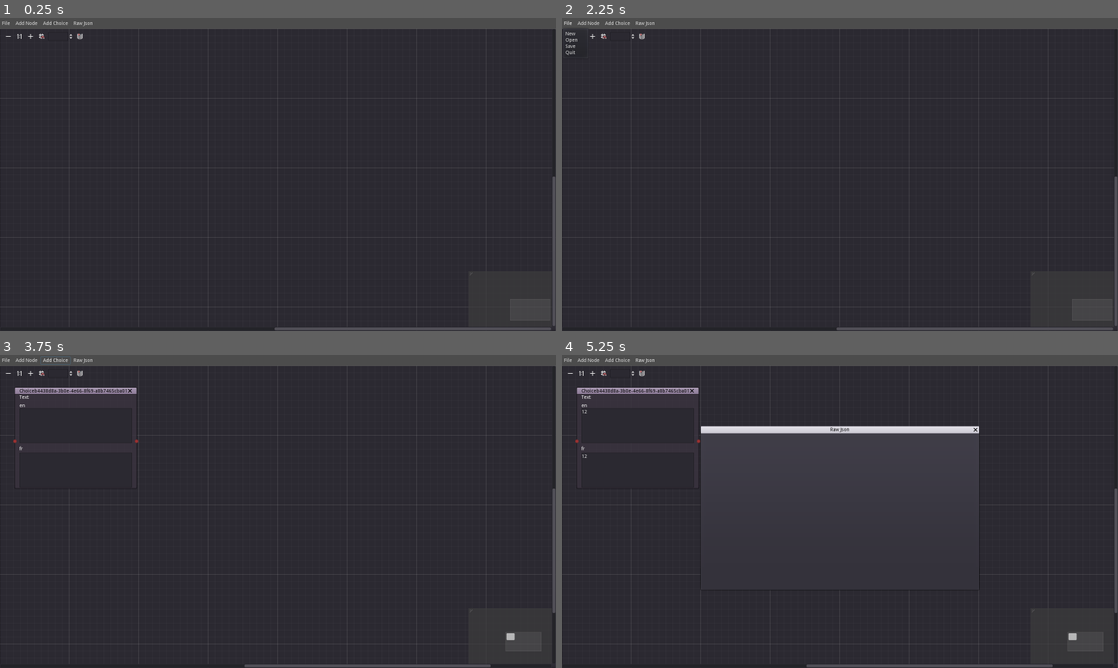
Above: before the commit, frames 1-4 (two rows, left to right).
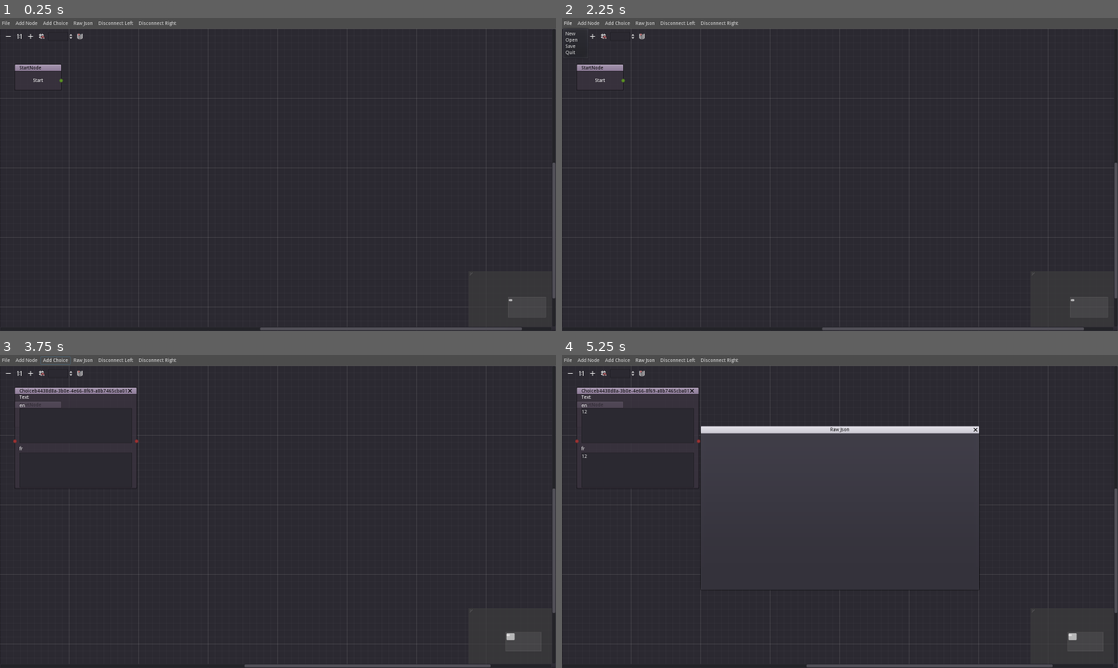
Above: after the commit, the same moments.

Repository: Levrault/LE-dialogue-editor
Game: Godot game, scene res://src/Main/DialogueEditor.tscn
Two runs of this game, one before a commit and one after it. Both use one fixed random seed, a clock stepped at 60 frames per second and the inputs below.
Inputs (mouse positions are in pixels of both pictures, inside the frame that each line leads up to):
- Up to frame 1 (0.25 s): no input
- Up to frame 2 (2.25 s): click (678, 24) at 0.5 s, where only the run after the commit has a clickable "Disconnect Left"; click (717, 24) at 1.25 s, where only the run after the commit has a clickable "Disconnect Right"; click "File" at 2 s
- Up to frame 3 (3.75 s): click "Add Node" at 2.75 s; click "Add Choice" at 3.5 s
- Up to frame 4 (5.25 s): click (639, 426) at 4.27 s; type "12" at 4.35 s; click (639, 470) at 4.5 s; type "12" at 4.58 s; click "Raw Json" at 5 s

The runs differ from the first frame. In frame 1, 0.4% of the frame differs, in the area x 2-100%, y 0-100%; in frame 2, 0.4%; in frame 3, 0.2%; in frame 4, 0.2%.

Commit message:
feat(node) add start node and reset order

Diff:
--- a/project.godot
+++ b/project.godot
@@ -12,7 +12,7 @@
 "base": "GraphNode",
 "class": "DialogueEditorNode",
 "language": "GDScript",
-"path": "res://src/Nodes/DialogueEditorNode.gd"
+"path": "res://src/Nodes/EditorNode.gd"
 } ]
 _global_script_class_icons={
 "DialogueEditorNode": ""
--- a/src/Autoload/Editor.gd
+++ b/src/Autoload/Editor.gd
@@ -1,3 +1,3 @@
 extends Node
 
-enum Type { dialogue, choice }
+enum Type { start, dialogue, choice }
--- a/src/Autoload/Events.gd
+++ b/src/Autoload/Events.gd
@@ -8,6 +8,8 @@
 signal choice_node_created(uuid)
 
 # relations
+signal start_to_dialogue_relation_changed(from)
+
 signal dialogue_to_dialogue_relation_created(from, to)
 signal dialogue_to_dialogue_relation_deleted(from, to)
 
--- a/src/Autoload/Json.gd
+++ b/src/Autoload/Json.gd
@@ -53,11 +53,17 @@
 var dialogue_raw_default := {"name": "", "portrait": "", "text": {"en": "", "fr": ""}}
 
 var choices_node := {}
+var dialogues_uuid := []
 
 
 func _ready() -> void:
 	Events.connect("dialogue_node_created", self, "_on_Dialogue_node_created")
 	Events.connect("choice_node_created", self, "_on_Choice_node_created")
+
+	# start to dialogue
+	Events.connect(
+		"start_to_dialogue_relation_changed", self, "_on_Start_to_dialogue_relation_changed"
+	)
 
 	# Dialogue to dialogue
 	Events.connect(
@@ -145,23 +151,31 @@
 
 func _on_Dialogue_node_created(data: Dictionary) -> void:
 	json_raw[data.uuid] = data.values
+	dialogues_uuid.append(data.uuid)
 
 
 func _on_Choice_node_created(data: Dictionary) -> void:
 	choices_node[data.uuid] = data.values
-	print(choices_node)
 
 
-func _on_Dialogue_to_dialogue_relation_created(from, to) -> void:
-	json_raw[from]["next"] = to
-	print(json_raw)
+func _on_Start_to_dialogue_relation_changed(from: String) -> void:
+	dialogues_uuid.push_front(from)
+	# re-order structure : Lazy way, destroy and rebuild
+	var previous_json_raw := json_raw.duplicate()
+	json_raw = {}
+	for uuid in dialogues_uuid:
+		json_raw[uuid] = previous_json_raw[uuid]
 
 
-func _on_Dialogue_to_dialogue_relation_delete(from, to) -> void:
-	pass
+func _on_Dialogue_to_dialogue_relation_created(from: String, to: String) -> void:
+	json_raw[from]["next"] = to
 
 
-func _on_Dialogue_to_choice_relation_created(from, to) -> void:
+func _on_Dialogue_to_dialogue_relation_deleted(from: String) -> void:
+	json_raw[from].erase("next")
+
+
+func _on_Dialogue_to_choice_relation_created(from: String, to: String) -> void:
 	if not json_raw[from].has("choices"):
 		json_raw[from]["choices"] = []
 	json_raw[from]["choices"].append(choices_node[to])
--- a/src/Editor/GraphEdit.gd
+++ b/src/Editor/GraphEdit.gd
@@ -15,20 +15,50 @@
 		# TODO: ADD warning message
 		return
 
+	if from_node.TYPE == Editor.Type.start and to_node.TYPE == Editor.Type.choice:
+		print_debug("ERROR: start to choice relation")
+		# TODO: ADD warning message
+		return
+
+	# START -- DIALOGUE
+	if from_node.TYPE == Editor.Type.start and to_node.TYPE == Editor.Type.dialogue:
+		# is selected dialogue (from) is already connected to another dialogue
+		print_debug("connect start to dialogue relation")
+		Events.emit_signal("start_to_dialogue_relation_changed", to_node.uuid)
+
+		# TODO: see if it is usefull for conditional display
+		# if not from_node.connected_to_dialogue.empty():
+		# 	print_debug("start is already connected to a dialogue")
+		# 	disconnect_node(
+		# 		from, from_slot, from_node.connected_to_dialogue, from_node.connected_slot
+		# 	)
+		# 	Events.emit_signal(
+		# 		"dialogue_to_dialogue_relation_deleted",
+		# 		from_node.uuid,
+		# 		from_node.connected_to_dialogue
+		# 	)
+
+		from_node.connected_to_dialogue = to
+		from_node.connected_slot = to_slot
+
+		connect_node(from, from_slot, to, to_slot)
+		return
+
+	# DIALOGUE -- DIALOGUE
 	if from_node.TYPE == Editor.Type.dialogue and to_node.TYPE == Editor.Type.dialogue:
 		print_debug("connect dialogue to dialogue relation")
 		connect_node(from, from_slot, to, to_slot)
 		Events.emit_signal("dialogue_to_dialogue_relation_created", from_node.uuid, to_node.uuid)
 		return
 
-	# dialogue to choice relation
+	# DIALOGUE -- CHOICE
 	if from_node.TYPE == Editor.Type.dialogue and to_node.TYPE == Editor.Type.choice:
 		print_debug("connect dialogue to choice relation")
 		connect_node(from, from_slot, to, to_slot)
 		Events.emit_signal("dialogue_to_choice_relation_created", from_node.uuid, to_node.uuid)
 		return
 
-	# choice to dialogue relation
+	# CHOICE -- DIALOGUE
 	if from_node.TYPE == Editor.Type.choice and to_node.TYPE == Editor.Type.dialogue:
 		print_debug("connect choice to dialogue relation")
 		connect_node(from, from_slot, to, to_slot)
--- a/src/Main/DialogueEditor.tscn
+++ b/src/Main/DialogueEditor.tscn
@@ -7,6 +7,7 @@
 [ext_resource path="res://src/Popup/ConditionsWindows.tscn" type="PackedScene" id=5]
 [ext_resource path="res://src/Popup/RawJsonWindows.tscn" type="PackedScene" id=6]
 [ext_resource path="res://src/Popup/SaveFileDialog.gd" type="Script" id=7]
+[ext_resource path="res://src/Nodes/Start/StartNode.tscn" type="PackedScene" id=8]
 
 [node name="DialogueEditor" type="Control"]
 anchor_right = 1.0
@@ -45,6 +46,13 @@
 "_edit_use_anchors_": false
 }
 
+[node name="StartNode" parent="MarginContainer/VBoxContainer/GraphEdit" instance=ExtResource( 8 )]
+margin_left = 40.0
+margin_top = 100.0
+margin_right = -1421.0
+margin_bottom = -689.0
+mouse_filter = 1
+
 [node name="ConditionsWindows" parent="." instance=ExtResource( 5 )]
 margin_left = -400.0
 margin_top = -225.0
--- a/src/Menu/Menu.tscn
+++ b/src/Menu/Menu.tscn
@@ -65,3 +65,15 @@
 shortcut = SubResource( 6 )
 text = "Raw Json"
 script = ExtResource( 4 )
+
+[node name="DisconnectLeft" type="ToolButton" parent="."]
+margin_left = 277.0
+margin_right = 389.0
+margin_bottom = 22.0
+text = "Disconnect Left"
+
+[node name="DisconnectRight" type="ToolButton" parent="."]
+margin_left = 393.0
+margin_right = 513.0
+margin_bottom = 22.0
+text = "Disconnect Right"
--- a/src/Nodes/Dialogue/DialogueNode.gd
+++ b/src/Nodes/Dialogue/DialogueNode.gd
@@ -3,6 +3,8 @@
 const TYPE = Editor.Type.dialogue
 
 var values := {"name": "", "portrait": "", "text": {"en": "", "fr": ""}}
+var connected_to_dialogue := ""
+var connected_slot := 0
 
 onready var container := $Container
 
--- /dev/null
+++ b/src/Nodes/Start/StartNode.gd
@@ -0,0 +1,6 @@
+extends GraphNode
+
+const TYPE = Editor.Type.start
+
+var connected_to_dialogue := ""
+var connected_slot := 0
--- /dev/null
+++ b/src/Nodes/Start/StartNode.tscn
@@ -0,0 +1,31 @@
+[gd_scene load_steps=2 format=2]
+
+[ext_resource path="res://src/Nodes/Start/StartNode.gd" type="Script" id=1]
+
+[node name="StartNode" type="GraphNode"]
+anchor_right = 1.0
+anchor_bottom = 1.0
+margin_right = -1461.0
+margin_bottom = -809.0
+title = "StartNode"
+offset = Vector2( 40, 100 )
+slot/0/left_enabled = false
+slot/0/left_type = 0
+slot/0/left_color = Color( 1, 1, 1, 1 )
+slot/0/right_enabled = true
+slot/0/right_type = 0
+slot/0/right_color = Color( 0.380392, 0.603922, 0.152941, 1 )
+script = ExtResource( 1 )
+__meta__ = {
+"_edit_use_anchors_": false
+}
+
+[node name="Label" type="Label" parent="."]
+margin_left = 16.0
+margin_top = 23.0
+margin_right = 123.0
+margin_bottom = 73.0
+rect_min_size = Vector2( 50, 50 )
+text = "Start"
+align = 1
+valign = 1
Not shown: 1 places in src/Main/DialogueEditor.tscn that only renumber resources
Renamed: src/Nodes/DialogueEditorNode.gd -> src/Nodes/EditorNode.gd
